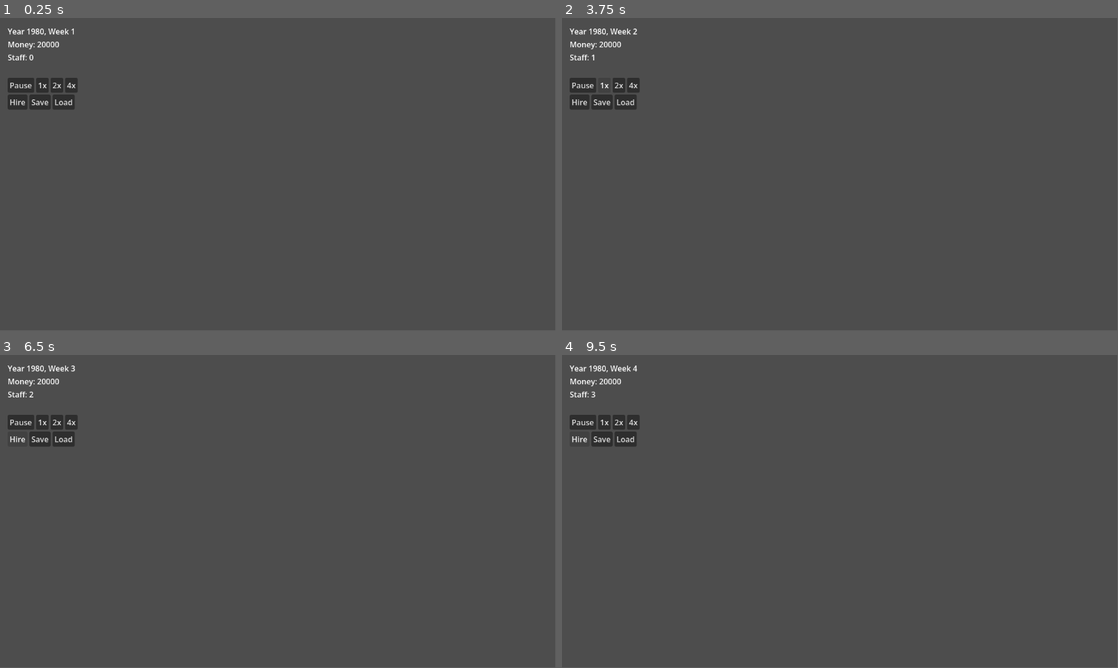
Above: before the commit, frames 1-4 (two rows, left to right).
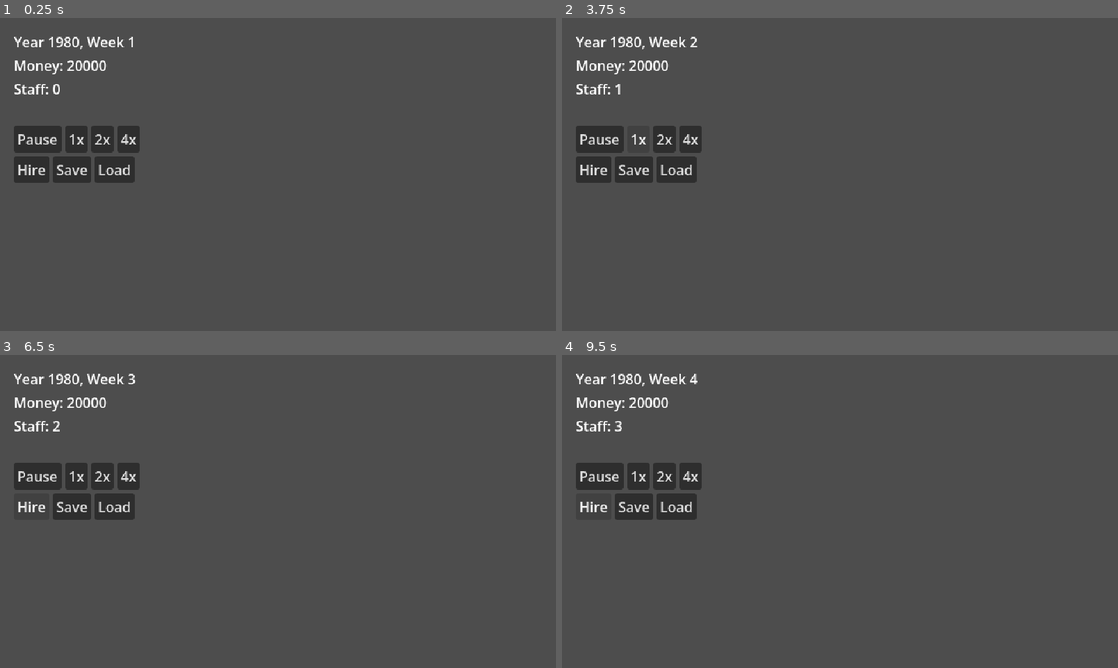
Above: after the commit, the same moments.

Repository: taehero/game-dev
Game: Godot game, scene res://src/ui/main.tscn
Two runs of this game, one before a commit and one after it. Both use one fixed random seed, a clock stepped at 60 frames per second and the inputs below.
Inputs:
- Up to frame 1 (0.25 s): no input
- Up to frame 2 (3.75 s): click "1x" at 0.5 s; click "2x" at 1.25 s; click "4x" at 2 s; click "Hire" at 2.75 s; click "1x" at 3.5 s
- Up to frame 3 (6.5 s): click "2x" at 4.25 s; click "4x" at 5 s; click "Hire" at 5.75 s
- Up to frame 4 (9.5 s): click "1x" at 6.5 s; click "2x" at 7.25 s; click "4x" at 8 s; click "Hire" at 8.75 s
In our replay, the window is 799x449 before the commit and 800x450 after it. These sizes can differ from the game's own. Grey fills any space a smaller window leaves; there, only what the larger window draws over its background counts as a difference.

The runs differ from the first frame. In frame 1, 5.2% of the frame differs, in the area x 1-26%, y 3-53%; in frame 2, 4.9%; in frame 3, 4.7%; in frame 4, 4.7%.

Commit message:
feat(ui): set 640x360 integer pixel display
Co-Authored-By: Claude Sonnet 5.5 <noreply@anthropic.com>

Diff:
--- a/project.godot
+++ b/project.godot
@@ -19,6 +19,16 @@
 EventBus="*res://src/core/event_bus.gd"
 GameRunner="*res://src/core/game_runner.gd"
 
+[display]
+
+window/size/viewport_width=640
+window/size/viewport_height=360
+window/size/window_width_override=1280
+window/size/window_height_override=720
+window/stretch/mode="canvas_items"
+window/stretch/aspect="keep"
+window/stretch/scale_mode="integer"
+
 [editor_plugins]
 
 enabled=PackedStringArray("res://addons/gut/plugin.cfg")
@@ -29,5 +39,7 @@
 
 [rendering]
 
+textures/canvas_textures/default_texture_filter=0
+2d/snap/snap_2d_transforms_to_pixel=true
 renderer/rendering_method="gl_compatibility"
 renderer/rendering_method.mobile="gl_compatibility"
--- /dev/null
+++ b/tests/unit/test_display_settings.gd
@@ -0,0 +1,21 @@
+extends GutTest
+
+func _s(key: String) -> Variant:
+	return ProjectSettings.get_setting(key)
+
+func test_logical_viewport_is_640x360() -> void:
+	assert_eq(int(_s("display/window/size/viewport_width")), 640)
+	assert_eq(int(_s("display/window/size/viewport_height")), 360)
+
+func test_window_opens_at_1280x720() -> void:
+	assert_eq(int(_s("display/window/size/window_width_override")), 1280)
+	assert_eq(int(_s("display/window/size/window_height_override")), 720)
+
+func test_integer_canvas_items_stretch() -> void:
+	assert_eq(String(_s("display/window/stretch/mode")), "canvas_items")
+	assert_eq(String(_s("display/window/stretch/aspect")), "keep")
+	assert_eq(String(_s("display/window/stretch/scale_mode")), "integer")
+
+func test_pixel_filter_and_snap() -> void:
+	assert_eq(int(_s("rendering/textures/canvas_textures/default_texture_filter")), 0)
+	assert_true(bool(_s("rendering/2d/snap/snap_2d_transforms_to_pixel")))
Not shown, added: tests/unit/test_display_settings.gd.uid
